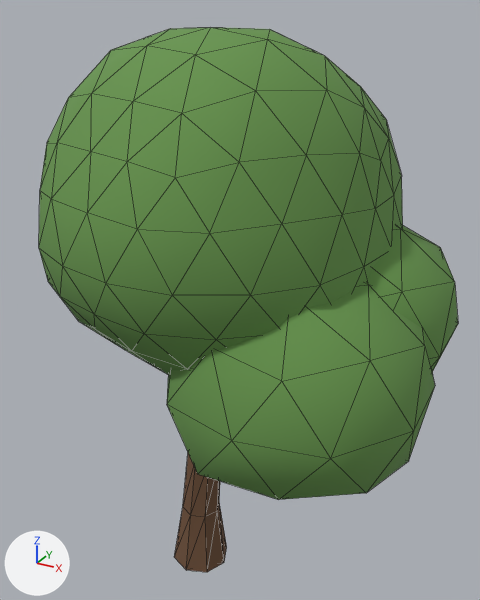
The glTF model game/assets/nature/tree_round_3.glb, before and after one commit.
One viewpoint serves both versions: a 50 mm camera at (3.36, -5.14, 5.99) aimed at (0.38, 0.29, 3.28). Lighting does not change. The marker at lower left points along +X, +Y and +Z. The first picture is the older version. Mesh edges are drawn as thin lines. Vertices at exactly the same position are counted once.

In view in the first picture: 'tree_round_3'.
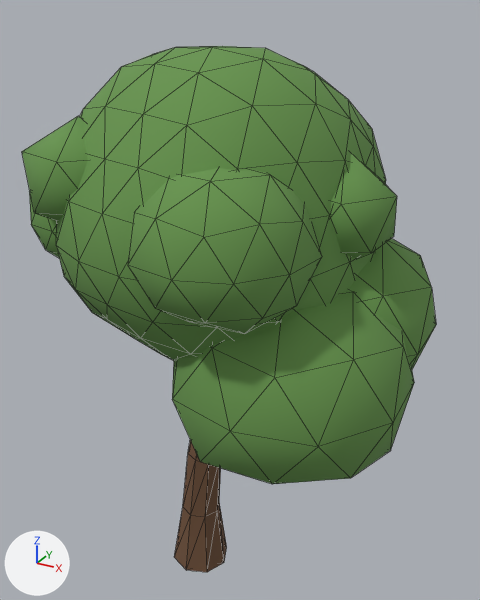
What changed in the scene script:
```text
Change mat_trunk:
    where n0 = _N.new('ShaderNodeBsdfPrincipled'); n0.name = 'Principled BSDF'
    remove n0.inputs[0].default_value = (0.155, 0.0783, 0.0397, 1.0)  # 'Base Color', brown #6e4f38
    add n2 = _N.new('ShaderNodeMix'); n2.name = 'Mix'
    add n2.data_type = 'RGBA'
    add n2.blend_type = 'MULTIPLY'
    add n2.inputs[0].default_value = 1.0  # 'Factor'
    add n2.inputs[7].default_value = (0.155, 0.0783, 0.0397, 1.0)  # 'B', brown #6e4f38
    add n3 = _N.new('ShaderNodeVertexColor'); n3.name = 'Color Attribute'
    add _L.new(n2.outputs[2], n0.inputs[0])  # 'Result' to 'Base Color'
    add _L.new(n3.outputs[0], n2.inputs[6])  # 'Color' to 'A'
Change mat_canopy:
    where n0 = _N.new('ShaderNodeBsdfPrincipled'); n0.name = 'Principled BSDF'
    remove n0.inputs[0].default_value = (0.133, 0.296, 0.0732, 1.0)  # 'Base Color', green #66944c
    add n2 = _N.new('ShaderNodeMix'); n2.name = 'Mix'
    add n2.data_type = 'RGBA'
    add n2.blend_type = 'MULTIPLY'
    add n2.inputs[0].default_value = 1.0  # 'Factor'
    add n2.inputs[7].default_value = (0.133, 0.296, 0.0732, 1.0)  # 'B', green #66944c
    add n3 = _N.new('ShaderNodeVertexColor'); n3.name = 'Color Attribute'
    add _L.new(n2.outputs[2], n0.inputs[0])  # 'Result' to 'Base Color'
    add _L.new(n3.outputs[0], n2.inputs[6])  # 'Color' to 'A'
Change me_tree_round_3:
    used by ob_tree_round_3; location = (0.0, 0.0, 0.0)
    remove me_tree_round_3.from_pydata(...)  # 322 vertices, 620 faces; spans x -1.5..2.45, y -1.57..1.95, z -0.01..5.85
    add me_tree_round_3.from_pydata(...)  # 484 vertices, 920 faces; spans x -1.39..2.26, y -1.62..1.81, z -0.01..5.7
    me_tree_round_3 part 1: the loose piece of 162 vertices spanning x -1.5..1.9, y -1.57..1.95, z 2.64..5.85 is scaled about its middle by 0.914, then moved by (0.0, 0.0, -0.01)
    me_tree_round_3 part 2: the loose piece of 42 vertices spanning x 0.12..2.45, y -1.45..0.91, z 1.98..4.13 is scaled about its middle by 0.919, then moved by (-0.09, 0.04, -0.03)
    me_tree_round_3 part 3: the loose piece of 42 vertices spanning x 0.11..2.44, y -0.76..1.58, z 2.27..4.46 is scaled about its middle by 0.915, then moved by (-0.09, -0.02, -0.04)
    me_tree_round_3 part 4: a new loose piece of 42 vertices spanning x 0.17..1.62, y -1.62..-0.15, z 3.64..4.96, in mat_canopy
    me_tree_round_3 part 5: a new loose piece of 42 vertices spanning x -1.39..-0.34, y -0.95..0.11, z 3.69..4.73, in mat_canopy
    me_tree_round_3 part 6
    12 vertices are added at x -1.12..-0.17, y -1.18..-0.2, z 4.12..5.15
    20 new faces join them, mat_canopy
    me_tree_round_3 part 7
    24 vertices are added at x 0.45..1.97, y -0.46..1.74, z 3.79..4.96
    40 new faces join them, mat_canopy
    other edits to the shape of me_tree_round_3 do not show in these pictures
```

Changed parts and their boxes (x1, y1, x2, y2) in the pictures (480 x 600 px; the box of a moved part takes in the faces that stretch with it):
'tree_round_3', reshaped
    before: (39, 28, 458, 572)
    after: (22, 46, 436, 572)
part 1 of me_tree_round_3, moved or reshaped
    before: (39, 28, 403, 374)
    after: (56, 46, 386, 361)
part 2 of me_tree_round_3, moved or reshaped
    before: (167, 283, 435, 500)
    after: (172, 290, 414, 484)
part 3 of me_tree_round_3, moved or reshaped
    before: (366, 226, 458, 372)
    after: (349, 238, 436, 369)
part 4 of me_tree_round_3, added (green)
    after: (128, 168, 322, 334)
part 5 of me_tree_round_3, added (green)
    after: (29, 191, 59, 258)
part 6 of me_tree_round_3, added (green)
    after: (22, 116, 88, 221)
part 7 of me_tree_round_3, added (green)
    after: (331, 153, 397, 259)
